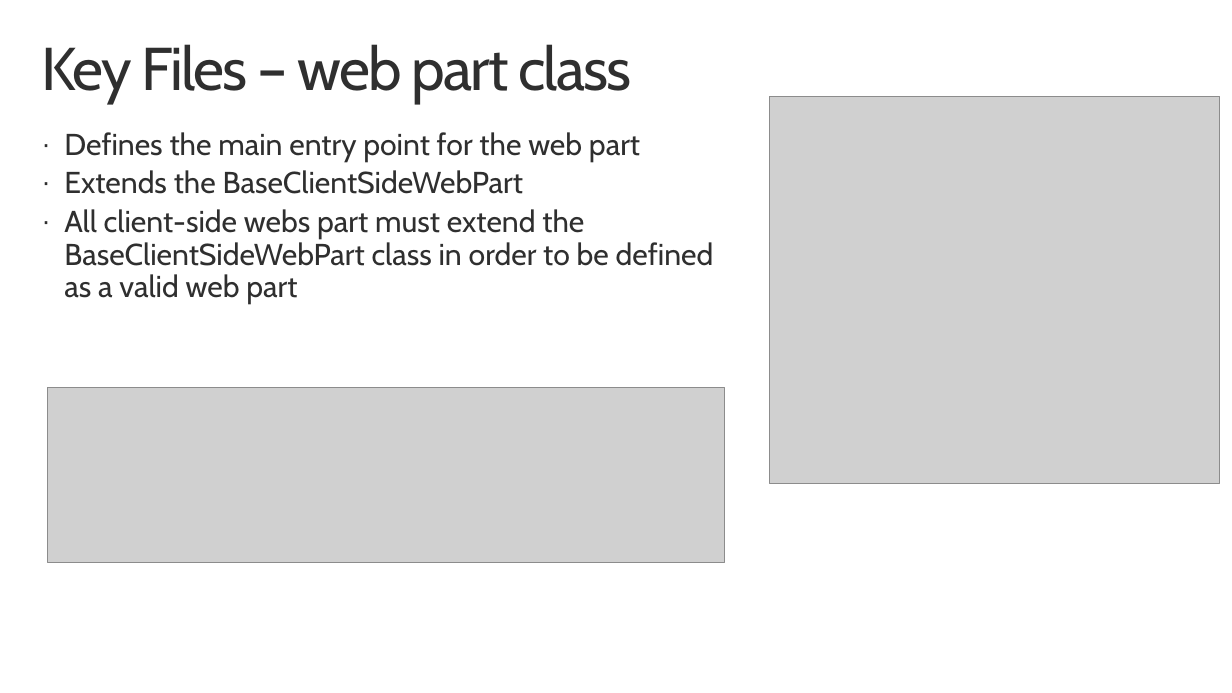
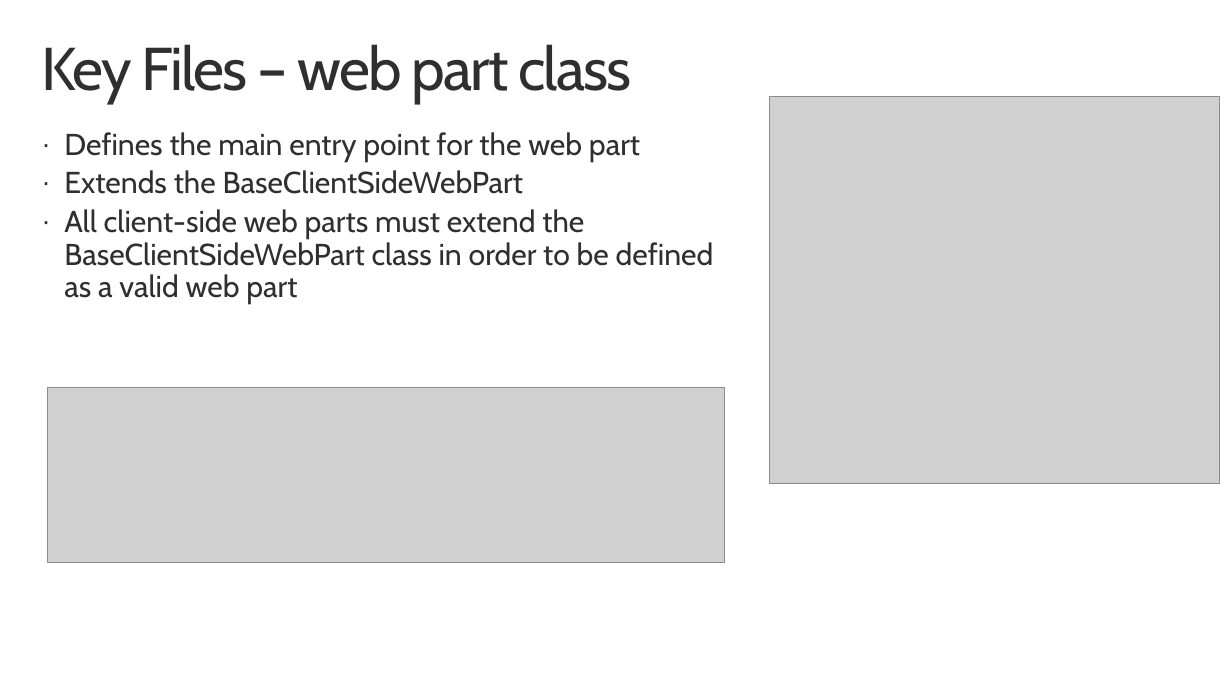
Before and after one commit to renahorton218/SharePoint-spfx-web-parts, a slide deck: slide 4 of 01 intro.pptx. Drawn at 1232x693 pixels with LibreOffice and Linux fonts; fonts in the diff are those of the drawing; grey boxes stand for pictures; background and template pictures are left out. Boxes give left, top, right and bottom in pixels: in the first picture for what was removed or moved away, otherwise in the second. Text is boxed around its words. In the diff, an @@ line names an element or a change of style, - is before the commit and + after.

Commit message:
Fix typo and link in Intro slide deck

```diff
--- a/01 intro.pptx
+++ b/01 intro.pptx
@@ text at bbox=[64, 209, 714, 305]: text changed @@
-· All client-side webs part must extend the BaseClientSideWebPart class in order to be defined as a valid web part
+· All client-side web parts must extend the BaseClientSideWebPart class in order to be defined as a valid web part
```
Also in this commit, not shown: 1 other slide changed.
